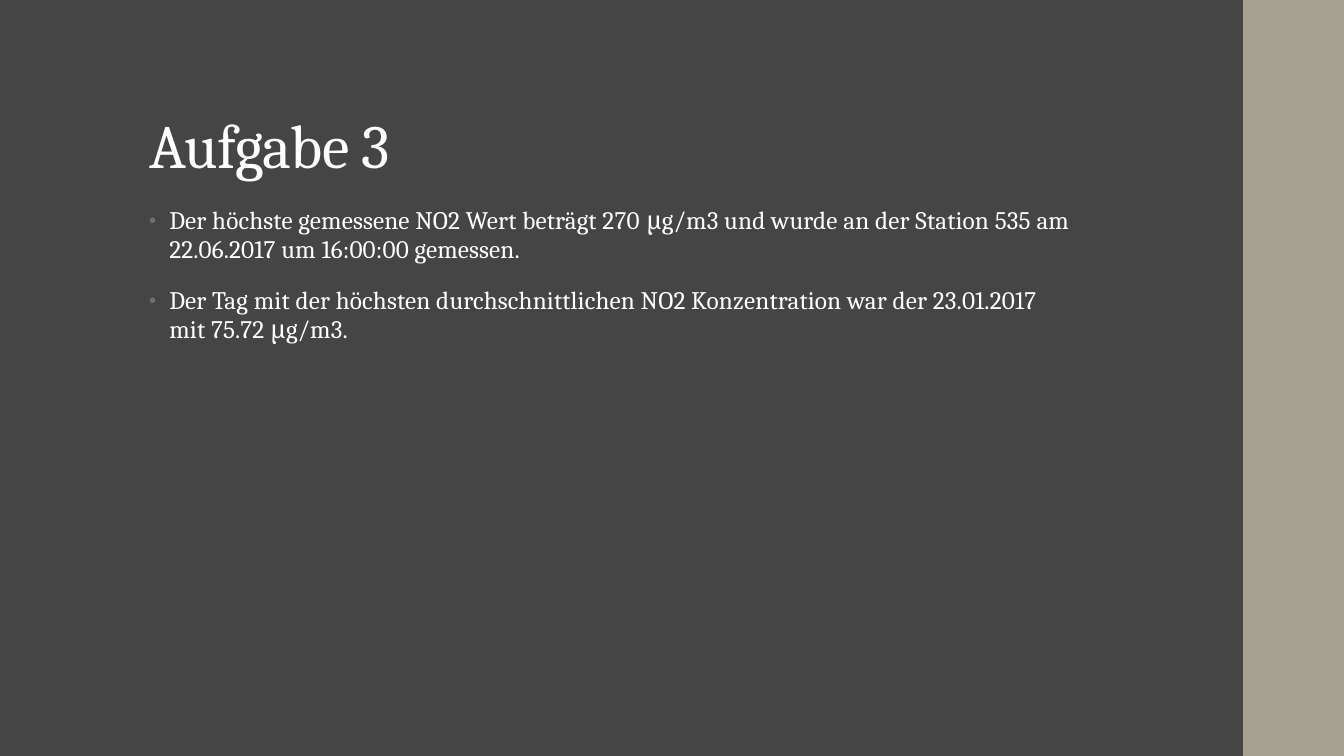
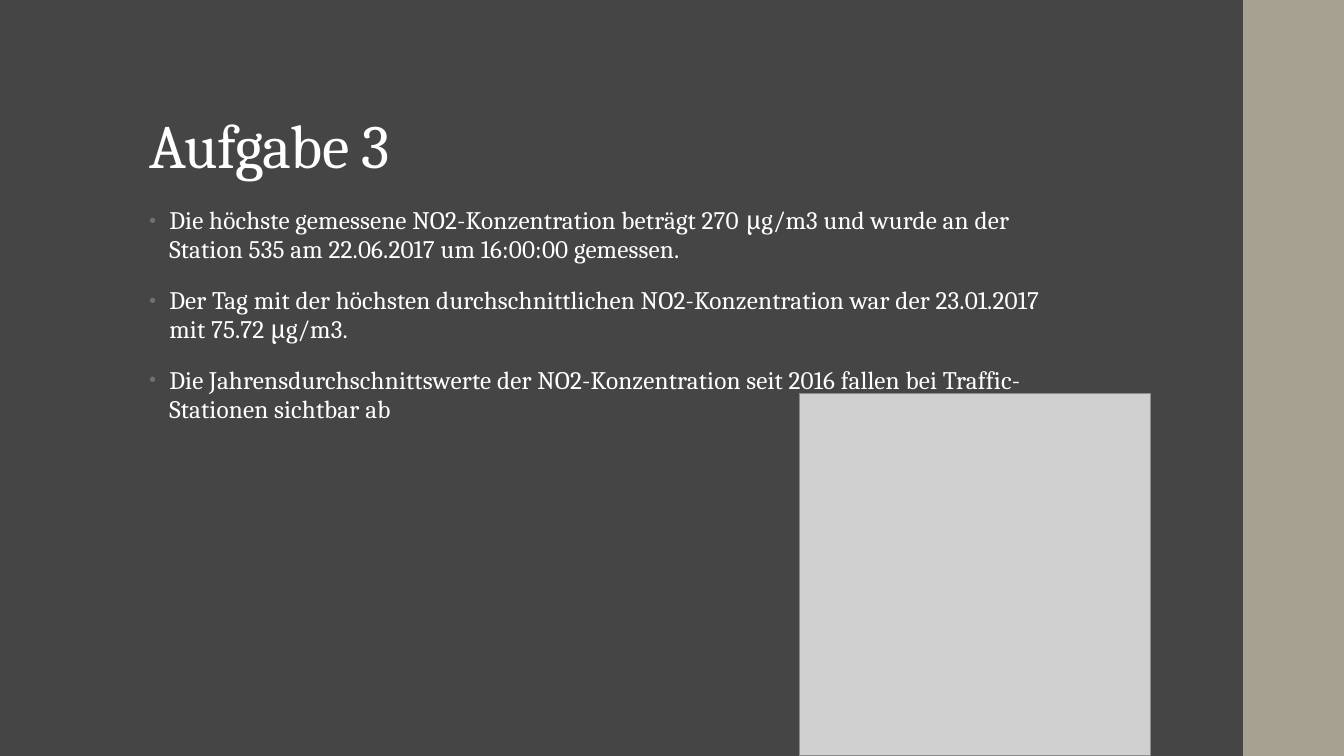
Before and after one commit to JFriedrich29/Studienarbeit-Data-Analytics, a slide deck: slide 5 of Abgabe/Abschlusspräsentation.pptx. Drawn at 1344x756 pixels with LibreOffice and Linux fonts; fonts in the diff are those of the drawing; grey boxes stand for pictures. Boxes give left, top, right and bottom in pixels: in the first picture for what was removed or moved away, otherwise in the second. Text is boxed around its words. In the diff, an @@ line names an element or a change of style, - is before the commit and + after.

```diff
--- a/Abgabe/Abschlusspräsentation.pptx
+++ b/Abgabe/Abschlusspräsentation.pptx
@@ text at bbox=[169, 211, 1039, 419]: text changed @@
-• Der höchste gemessene NO2 Wert beträgt 270 μg/m3 und wurde an der Station 535 am 22.06.2017 um 16:00:00 gemessen.
-• Der Tag mit der höchsten durchschnittlichen NO2 Konzentration war der 23.01.2017 mit 75.72 μg/m3.
+• Die höchste gemessene NO2-Konzentration beträgt 270 μg/m3 und wurde an der Station 535 am 22.06.2017 um 16:00:00 gemessen.
+• Der Tag mit der höchsten durchschnittlichen NO2-Konzentration war der 23.01.2017 mit 75.72 μg/m3.
+• Die Jahrensdurchschnittswerte der NO2-Konzentration seit 2016 fallen bei Traffic-Stationen sichtbar ab
@@ picture added at bbox=[800, 394, 1150, 756] @@
```
Also in this commit, not shown: 10 other slides changed, 1 other file.
